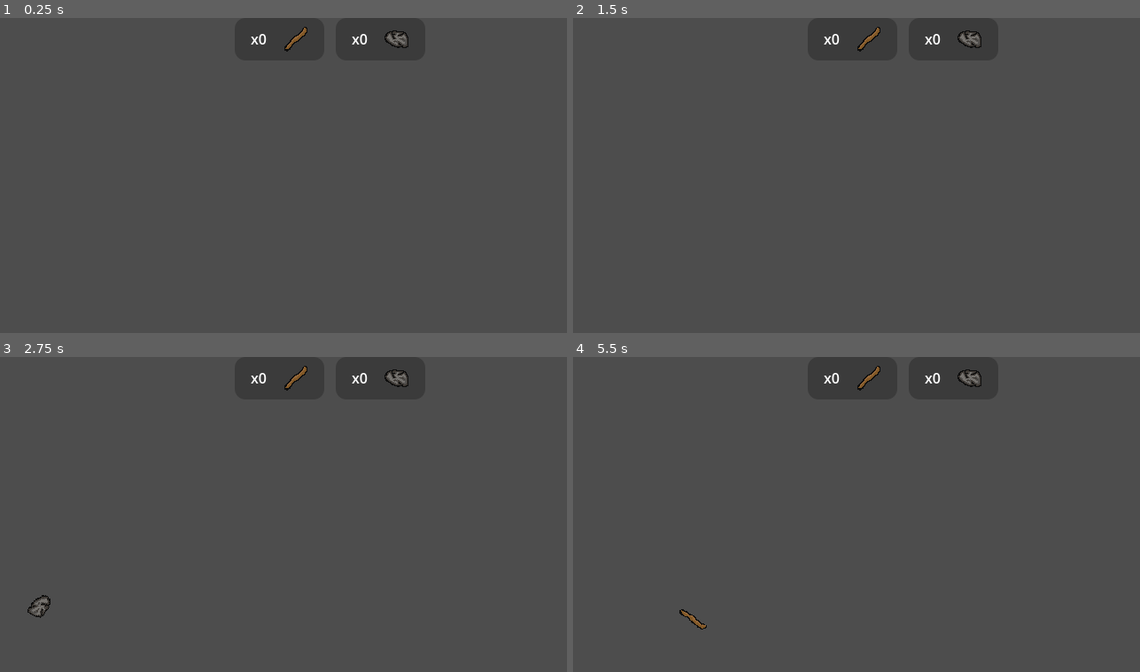
Above: before the commit, frames 1-4 (two rows, left to right).
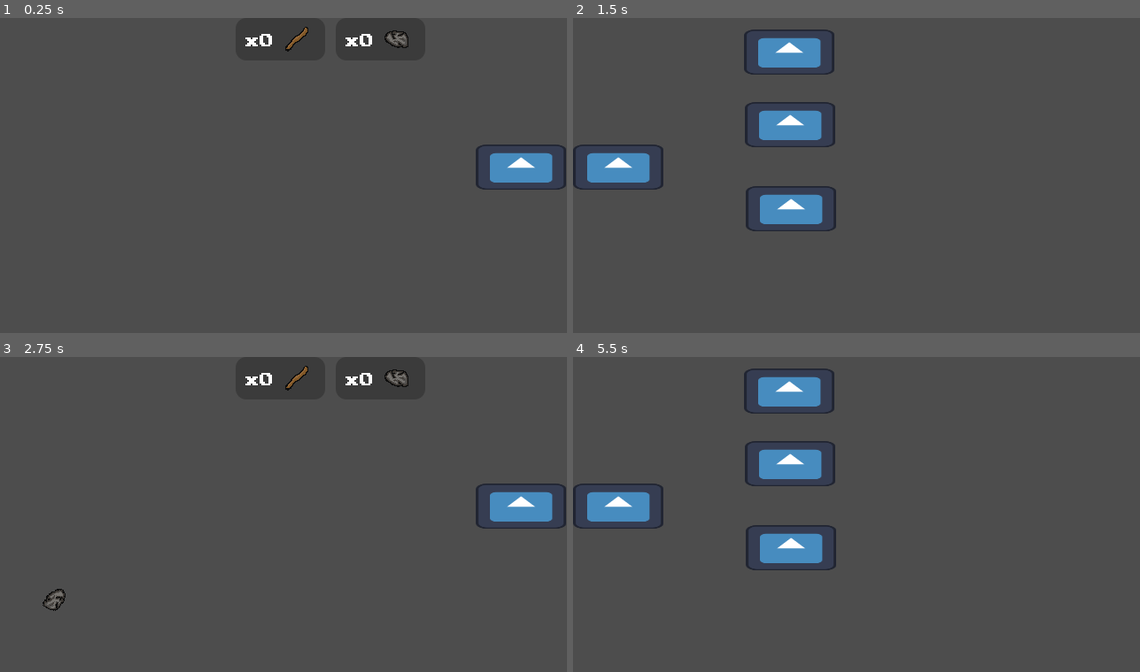
Above: after the commit, the same moments.

Repository: age-of-asparagus/click
Game: Godot game, scene res://sticks_and_stones.tscn
The game is run twice, just before and just after one commit, with the same random seed, the same clock (stepped at 60 frames per second) and the same inputs. The engine's default icon, where the game draws it, is replaced by a stand-in: a white triangle on a blue panel in a dark square.
Inputs (mouse positions are in pixels of both pictures, inside the frame that each line leads up to; where the layout moved, square brackets give the same spot in the first picture):
- Up to frame 1 (0.25 s): no input
- Up to frame 2 (1.5 s): click (1094, 166) at 0.52 s; click (584, 128) at 1.27 s
- Up to frame 3 (2.75 s): click (45, 505) at 2.02 s
- Up to frame 4 (5.5 s): click (629, 599) [612, 605] at 2.75 s; click (1094, 505) at 3.52 s; click (788, 391) at 4.27 s; click (788, 464) at 5.02 s

The runs differ from the first frame. In frame 1, 1.6% of the frame differs, in the area x 43-100%, y 2-55%; in frame 2, 5.7%; in frame 3, 1.8%; in frame 4, 5.8%, in the area x 0-73%, y 2-87%.

Commit message:
stick game upgrades

Diff:
--- a/Sticks_and_Stones.gd
+++ b/Sticks_and_Stones.gd
@@ -3,12 +3,17 @@
 var Stick = preload("res://stick_button.tscn")
 var Stone = preload("res://stone_button.tscn")
 
+var magnet_size = 1
+var spawn_rate = 1
+var hover_mode = false
 var rng = RandomNumberGenerator.new()
 
 func _ready():
 	rng.randomize()
 
-
+func _physics_process(delta):
+	get_node("Stone_panel/Label").set_text("x" + str(Global.stones))
+	get_node("Stick_panel/Label").set_text("x" + str(Global.sticks))
 
 func _on_stone_spawn_timer_timeout():
 	if rng.randi_range(0,100) <= 30:
@@ -16,7 +21,7 @@
 		add_child(stone)
 		stone.global_position = Vector2(rng.randi_range(0,480), rng.randi_range(0,360))
 		stone.rotation = rng.randi_range(0,360)
-	$Stone_spawn_timer.wait_time = rng.randf_range(0.25,1.5)
+	$Stone_spawn_timer.wait_time = rng.randf_range(0.25,1.5) * spawn_rate
 	$Stone_spawn_timer.start()
 
 func _on_stick_spawn_timer_timeout():
@@ -25,5 +30,25 @@
 		add_child(stick)
 		stick.global_position = Vector2(rng.randi_range(0,480), rng.randi_range(0,360))
 		stick.rotation = rng.randi_range(0,360)
-	$Stick_spawn_timer.wait_time = rng.randf_range(0.2,1.25)
+	$Stick_spawn_timer.wait_time = rng.randf_range(0.2,1.25) * spawn_rate
 	$Stick_spawn_timer.start()
+
+
+func _on_upgrades_button_down():
+	$Camera2D.global_position.x = 960
+
+
+func _on_back_button_down():
+	$Camera2D.global_position.x = 320
+
+
+func _on_hover_mode_button_down():
+	hover_mode = true
+
+
+func _on_spawn_rate_button_down():
+	spawn_rate -= 0.01
+
+
+func _on_spawn_rate_2_button_down():
+	magnet_size += .05
--- a/global.gd
+++ b/global.gd
@@ -3,4 +3,3 @@
 
 var sticks = 0
 var stones = 0
-var dirt = 0
--- a/stick_button.gd
+++ b/stick_button.gd
@@ -1,11 +1,40 @@
-extends Button
+extends Sprite2D
+
+var clicked = false
+var speed = 3
+var stick_label_position
+
+func _ready():
+	$Stick_button.size *= get_parent(). magnet_size
+	$Stick_button.position *= get_parent(). magnet_size
+
+func _physics_process(delta):
+	if clicked == true:
+		if speed <= 12:
+			speed *= 1.05
+		global_position += Vector2(stick_label_position - global_position).normalized() * speed
+		if get_parent().get_node("Stick_panel/TextureRect").global_position.distance_to(global_position) <= 70:
+			Global.sticks += 1
+			queue_free()
+
+func _on_disappear_timer_timeout():
+	if clicked == false:
+		queue_free()
 
 
-
-func _on_disappear_timer_timeout():
-	queue_free()
+func _on_stick_button_button_down():
+	if get_parent().hover_mode == false:
+		stick_label_position = get_parent().get_node("Stick_panel/TextureRect").global_position
+		clicked = true
+		$Stick_button.visible = false
+		$Stick_button.disabled = true
+		$AnimationPlayer.play("size")
 
 
-func _on_button_down():
-	Global.sticks += 1
-	queue_free()
+func _on_stick_button_mouse_entered():
+	if get_parent().hover_mode == true:
+		stick_label_position = get_parent().get_node("Stick_panel/TextureRect").global_position
+		clicked = true
+		$Stick_button.visible = false
+		$Stick_button.disabled = true
+		$AnimationPlayer.play("size")
--- a/stick_button.tscn
+++ b/stick_button.tscn
@@ -1,24 +1,79 @@
-[gd_scene load_steps=3 format=3 uid="uid://cfdrhbf07b6b7"]
+[gd_scene load_steps=6 format=3 uid="uid://cfdrhbf07b6b7"]
 
 [ext_resource type="Script" path="res://stick_button.gd" id="1_3wxgu"]
 [ext_resource type="Texture2D" uid="uid://dqm7koag71jgr" path="res://Assets/Stick_material-1.png.png" id="2_k8vuv"]
 
-[node name="Stick_button" type="Button"]
-offset_right = 11.0
-offset_bottom = 36.0
+[sub_resource type="Animation" id="Animation_w7mho"]
+length = 0.001
+tracks/0/type = "value"
+tracks/0/imported = false
+tracks/0/enabled = true
+tracks/0/path = NodePath("..:scale")
+tracks/0/interp = 1
+tracks/0/loop_wrap = true
+tracks/0/keys = {
+"times": PackedFloat32Array(0),
+"transitions": PackedFloat32Array(1),
+"update": 0,
+"values": [Vector2(1, 1)]
+}
+
+[sub_resource type="Animation" id="Animation_wmlac"]
+resource_name = "size"
+length = 0.7
+tracks/0/type = "value"
+tracks/0/imported = false
+tracks/0/enabled = true
+tracks/0/path = NodePath("..:scale")
+tracks/0/interp = 1
+tracks/0/loop_wrap = true
+tracks/0/keys = {
+"times": PackedFloat32Array(0, 0.5, 0.7),
+"transitions": PackedFloat32Array(1, 1, 1),
+"update": 0,
+"values": [Vector2(1, 1), Vector2(0.1, 0.1), Vector2(1e-05, 1e-05)]
+}
+
+[sub_resource type="AnimationLibrary" id="AnimationLibrary_nyvr1"]
+_data = {
+"RESET": SubResource("Animation_w7mho"),
+"size": SubResource("Animation_wmlac")
+}
+
+[node name="Stick" type="Sprite2D"]
+texture_filter = 1
+position = Vector2(3, 4)
+texture = ExtResource("2_k8vuv")
+script = ExtResource("1_3wxgu")
+metadata/_edit_group_ = true
+
+[node name="AnimationPlayer" type="AnimationPlayer" parent="."]
+root_node = NodePath("../Stick_button")
+libraries = {
+"": SubResource("AnimationLibrary_nyvr1")
+}
+
+[node name="Stick_button" type="Button" parent="."]
+anchors_preset = -1
+anchor_left = 0.662
+anchor_top = 0.22575
+anchor_right = 0.662
+anchor_bottom = 0.22575
+offset_left = -58.368
+offset_top = -7.448
+offset_right = -22.368
+offset_bottom = 2.552
+grow_horizontal = 2
+grow_vertical = 2
+rotation = -0.749397
 flat = true
-script = ExtResource("1_3wxgu")
-
-[node name="Stick" type="Sprite2D" parent="."]
-texture_filter = 1
-position = Vector2(5, 18)
-rotation = -0.754653
-texture = ExtResource("2_k8vuv")
+metadata/_edit_use_anchors_ = true
 
 [node name="Disappear timer" type="Timer" parent="."]
 wait_time = 1.5
 one_shot = true
 autostart = true
 
-[connection signal="button_down" from="." to="." method="_on_button_down"]
+[connection signal="button_down" from="Stick_button" to="." method="_on_stick_button_button_down"]
+[connection signal="mouse_entered" from="Stick_button" to="." method="_on_stick_button_mouse_entered"]
 [connection signal="timeout" from="Disappear timer" to="." method="_on_disappear_timer_timeout"]
--- a/sticks_and_stones.tscn
+++ b/sticks_and_stones.tscn
@@ -1,8 +1,10 @@
-[gd_scene load_steps=5 format=3 uid="uid://b8oo54sj4jvrt"]
+[gd_scene load_steps=7 format=3 uid="uid://b8oo54sj4jvrt"]
 
 [ext_resource type="Script" path="res://Sticks_and_Stones.gd" id="1_osq1k"]
 [ext_resource type="Texture2D" uid="uid://dqm7koag71jgr" path="res://Assets/Stick_material-1.png.png" id="3_4t7gx"]
+[ext_resource type="FontFile" uid="uid://bo7gknk7gxrm2" path="res://Fonts/PublicPixel-z84yD.ttf" id="3_7tlbq"]
 [ext_resource type="Texture2D" uid="uid://vd3un27assnc" path="res://Assets/Stone_material-1.png.png" id="3_jlpdk"]
+[ext_resource type="Texture2D" uid="uid://bv07clnvikwhh" path="res://icon.svg" id="5_j7kgd"]
 
 [sub_resource type="StyleBoxFlat" id="StyleBoxFlat_wueub"]
 bg_color = Color(1, 1, 1, 1)
@@ -57,14 +59,15 @@
 offset_right = 55.0
 offset_bottom = 39.0
 grow_vertical = 2
+theme_override_fonts/font = ExtResource("3_7tlbq")
 text = "x0"
 horizontal_alignment = 1
 vertical_alignment = 1
 
 [node name="Stick_panel" type="Panel" parent="."]
 self_modulate = Color(0, 0, 0, 0.231373)
-offset_left = 265.0
-offset_right = 366.0
+offset_left = 266.0
+offset_right = 367.0
 offset_bottom = 48.0
 theme_override_styles/panel = SubResource("StyleBoxFlat_wueub")
 metadata/_edit_group_ = true
@@ -93,9 +96,148 @@
 offset_right = 55.0
 offset_bottom = 39.0
 grow_vertical = 2
+theme_override_fonts/font = ExtResource("3_7tlbq")
 text = "x0"
 horizontal_alignment = 1
 vertical_alignment = 1
 
+[node name="Camera2D" type="Camera2D" parent="."]
+position = Vector2(320, 180)
+
+[node name="Upgrades" type="TextureButton" parent="."]
+anchors_preset = 6
+anchor_left = 1.0
+anchor_top = 0.5
+anchor_right = 1.0
+anchor_bottom = 0.5
+offset_left = 537.0
+offset_top = 143.0
+offset_right = 640.0
+offset_bottom = 194.0
+grow_horizontal = 0
+grow_vertical = 2
+metadata/_edit_group_ = true
+
+[node name="TextureRect" type="TextureRect" parent="Upgrades"]
+layout_mode = 1
+anchors_preset = 15
+anchor_right = 1.0
+anchor_bottom = 1.0
+offset_right = 25.0
+offset_bottom = 77.0
+grow_horizontal = 2
+grow_vertical = 2
+scale = Vector2(0.8, 0.4)
+texture = ExtResource("5_j7kgd")
+
+[node name="Back" type="TextureButton" parent="."]
+anchors_preset = 6
+anchor_left = 1.0
+anchor_top = 0.5
+anchor_right = 1.0
+anchor_bottom = 0.5
+offset_left = 640.0
+offset_top = 143.0
+offset_right = 743.0
+offset_bottom = 194.0
+grow_horizontal = 0
+grow_vertical = 2
+metadata/_edit_group_ = true
+
+[node name="TextureRect" type="TextureRect" parent="Back"]
+layout_mode = 1
+anchors_preset = 15
+anchor_right = 1.0
+anchor_bottom = 1.0
+offset_right = 25.0
+offset_bottom = 77.0
+grow_horizontal = 2
+grow_vertical = 2
+scale = Vector2(0.8, 0.4)
+texture = ExtResource("5_j7kgd")
+
+[node name="Hover_mode" type="TextureButton" parent="."]
+anchors_preset = 6
+anchor_left = 1.0
+anchor_top = 0.5
+anchor_right = 1.0
+anchor_bottom = 0.5
+offset_left = 833.0
+offset_top = 13.0
+offset_right = 936.0
+offset_bottom = 64.0
+grow_horizontal = 0
+grow_vertical = 2
+metadata/_edit_group_ = true
+
+[node name="TextureRect" type="TextureRect" parent="Hover_mode"]
+layout_mode = 1
+anchors_preset = 15
+anchor_right = 1.0
+anchor_bottom = 1.0
+offset_right = 25.0
+offset_bottom = 77.0
+grow_horizontal = 2
+grow_vertical = 2
+scale = Vector2(0.8, 0.4)
+texture = ExtResource("5_j7kgd")
+
+[node name="Spawn_rate" type="TextureButton" parent="."]
+anchors_preset = 6
+anchor_left = 1.0
+anchor_top = 0.5
+anchor_right = 1.0
+anchor_bottom = 0.5
+offset_left = 834.0
+offset_top = 95.0
+offset_right = 937.0
+offset_bottom = 146.0
+grow_horizontal = 0
+grow_vertical = 2
+metadata/_edit_group_ = true
+
+[node name="TextureRect" type="TextureRect" parent="Spawn_rate"]
+layout_mode = 1
+anchors_preset = 15
+anchor_right = 1.0
+anchor_bottom = 1.0
+offset_right = 25.0
+offset_bottom = 77.0
+grow_horizontal = 2
+grow_vertical = 2
+scale = Vector2(0.8, 0.4)
+texture = ExtResource("5_j7kgd")
+
+[node name="Spawn_rate2" type="TextureButton" parent="."]
+anchors_preset = 6
+anchor_left = 1.0
+anchor_top = 0.5
+anchor_right = 1.0
+anchor_bottom = 0.5
+offset_left = 835.0
+offset_top = 190.0
+offset_right = 938.0
+offset_bottom = 241.0
+grow_horizontal = 0
+grow_vertical = 2
+metadata/_edit_group_ = true
+
+[node name="TextureRect" type="TextureRect" parent="Spawn_rate2"]
+layout_mode = 1
+anchors_preset = 15
+anchor_right = 1.0
+anchor_bottom = 1.0
+offset_right = 25.0
+offset_bottom = 77.0
+grow_horizontal = 2
+grow_vertical = 2
+scale = Vector2(0.8, 0.4)
+texture = ExtResource("5_j7kgd")
+
 [connection signal="timeout" from="Stick_spawn_timer" to="." method="_on_stick_spawn_timer_timeout"]
 [connection signal="timeout" from="Stone_spawn_timer" to="." method="_on_stone_spawn_timer_timeout"]
+[connection signal="button_down" from="Upgrades" to="." method="_on_upgrades_button_down"]
+[connection signal="button_down" from="Back" to="." method="_on_back_button_down"]
+[connection signal="button_down" from="Hover_mode" to="." method="_on_hover_mode_button_down"]
+[connection signal="button_down" from="Spawn_rate" to="." method="_on_spawn_rate_button_down"]
+[connection signal="button_down" from="Spawn_rate2" to="." method="_on_spawn_rate_2_button_down"]
--- a/stone_button.gd
+++ b/stone_button.gd
@@ -1,11 +1,45 @@
-extends Button
+extends Sprite2D
 
-var acceleration = 0
+var clicked = false
+var speed = 3
+var stone_label_position
+
+func _ready():
+	$Stone_button.size *= get_parent(). magnet_size
+	$Stone_button.position *= get_parent(). magnet_size
+
+func _physics_process(delta):
+	if clicked == true:
+		if speed <= 12:
+			speed *= 1.05
+		global_position += Vector2(stone_label_position - global_position).normalized() * speed
+		if get_parent().get_node("Stone_panel/TextureRect").global_position.distance_to(global_position) <= 70:
+			Global.stones += 1
+			queue_free()
 
 func _on_disappear_timer_timeout():
-	queue_free()
+	if clicked == false:
+		queue_free()
 
 
-func _on_button_down():
-	disabled = true
-	$AnimationPlayer.play("size")
+
+
+
+
+
+func _on_stone_button_button_down():
+	if get_parent().hover_mode == false:
+		stone_label_position = get_parent().get_node("Stone_panel/TextureRect").global_position
+		clicked = true
+		$Stone_button.disabled = true
+		$Stone_button.visible = false
+		$AnimationPlayer.play("size")
+
+
+func _on_stone_button_mouse_entered():
+	if get_parent().hover_mode == true:
+		stone_label_position = get_parent().get_node("Stone_panel/TextureRect").global_position
+		clicked = true
+		$Stone_button.disabled = true
+		$Stone_button.visible = false
+		$AnimationPlayer.play("size")
--- a/stone_button.tscn
+++ b/stone_button.tscn
@@ -1,29 +1,14 @@
 [gd_scene load_steps=6 format=3 uid="uid://dg065rqv367lt"]
 
-[ext_resource type="Script" path="res://stone_button.gd" id="1_qnnn0"]
+[ext_resource type="Script" path="res://stone_button.gd" id="1_avf5j"]
 [ext_resource type="Texture2D" uid="uid://vd3un27assnc" path="res://Assets/Stone_material-1.png.png" id="2_iqjpu"]
-
-[sub_resource type="Animation" id="Animation_f02gc"]
-resource_name = "size"
-tracks/0/type = "value"
-tracks/0/imported = false
-tracks/0/enabled = true
-tracks/0/path = NodePath("Stone:scale")
-tracks/0/interp = 1
-tracks/0/loop_wrap = true
-tracks/0/keys = {
-"times": PackedFloat32Array(0, 1),
-"transitions": PackedFloat32Array(1, 1),
-"update": 0,
-"values": [Vector2(1, 1), Vector2(0.3, 0.3)]
-}
 
 [sub_resource type="Animation" id="Animation_r14pj"]
 length = 0.001
 tracks/0/type = "value"
 tracks/0/imported = false
 tracks/0/enabled = true
-tracks/0/path = NodePath("Stone:scale")
+tracks/0/path = NodePath("..:scale")
 tracks/0/interp = 1
 tracks/0/loop_wrap = true
 tracks/0/keys = {
@@ -33,31 +18,59 @@
 "values": [Vector2(1, 1)]
 }
 
+[sub_resource type="Animation" id="Animation_f02gc"]
+resource_name = "size"
+length = 0.7
+tracks/0/type = "value"
+tracks/0/imported = false
+tracks/0/enabled = true
+tracks/0/path = NodePath("..:scale")
+tracks/0/interp = 1
+tracks/0/loop_wrap = true
+tracks/0/keys = {
+"times": PackedFloat32Array(0, 0.5, 0.7),
+"transitions": PackedFloat32Array(1, 1, 1),
+"update": 0,
+"values": [Vector2(1, 1), Vector2(0.1, 0.1), Vector2(1e-05, 1e-05)]
+}
+
 [sub_resource type="AnimationLibrary" id="AnimationLibrary_5ax1x"]
 _data = {
 "RESET": SubResource("Animation_r14pj"),
 "size": SubResource("Animation_f02gc")
 }
 
-[node name="Stone_button" type="Button"]
-offset_right = 29.0
-offset_bottom = 22.0
+[node name="Stone" type="Sprite2D"]
+texture_filter = 1
+position = Vector2(14, 10)
+texture = ExtResource("2_iqjpu")
+script = ExtResource("1_avf5j")
+metadata/_edit_group_ = true
+
+[node name="Stone_button" type="Button" parent="."]
+show_behind_parent = true
+anchors_preset = -1
+anchor_left = 0.281
+anchor_top = 0.344
+anchor_right = 0.281
+anchor_bottom = 0.344
+offset_left = -31.984
+offset_top = -32.016
+offset_right = -4.984
+offset_bottom = -12.016
+size_flags_stretch_ratio = 0.0
 flat = true
-script = ExtResource("1_qnnn0")
-
-[node name="Stone" type="Sprite2D" parent="."]
-texture_filter = 1
-position = Vector2(15, 11)
-texture = ExtResource("2_iqjpu")
 
 [node name="Disappear timer" type="Timer" parent="."]
 wait_time = 1.25
 autostart = true
 
 [node name="AnimationPlayer" type="AnimationPlayer" parent="."]
+root_node = NodePath("../Stone_button")
 libraries = {
 "": SubResource("AnimationLibrary_5ax1x")
 }
 
-[connection signal="button_down" from="." to="." method="_on_button_down"]
+[connection signal="button_down" from="Stone_button" to="." method="_on_stone_button_button_down"]
+[connection signal="mouse_entered" from="Stone_button" to="." method="_on_stone_button_mouse_entered"]
 [connection signal="timeout" from="Disappear timer" to="." method="_on_disappear_timer_timeout"]
